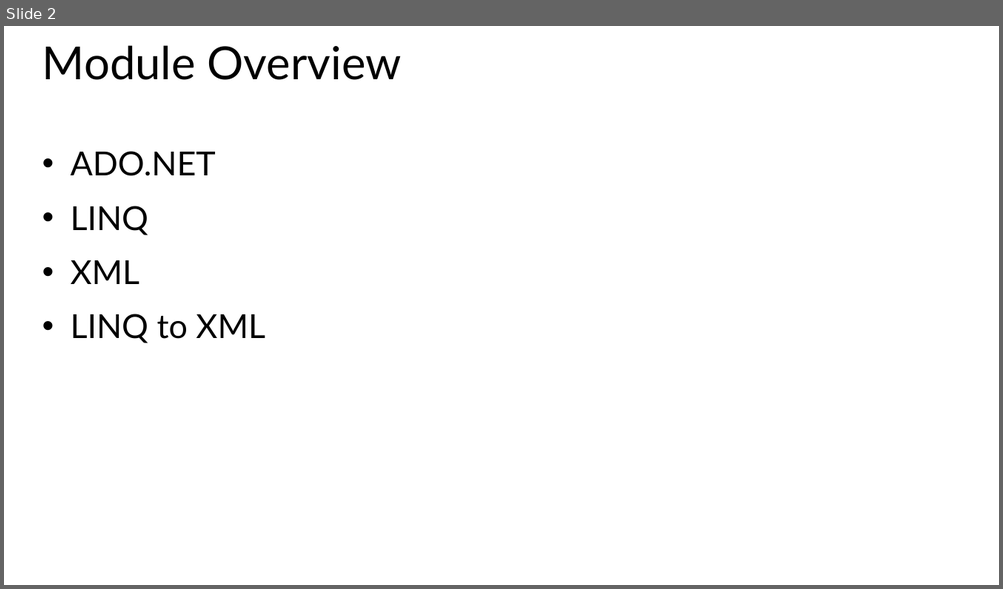
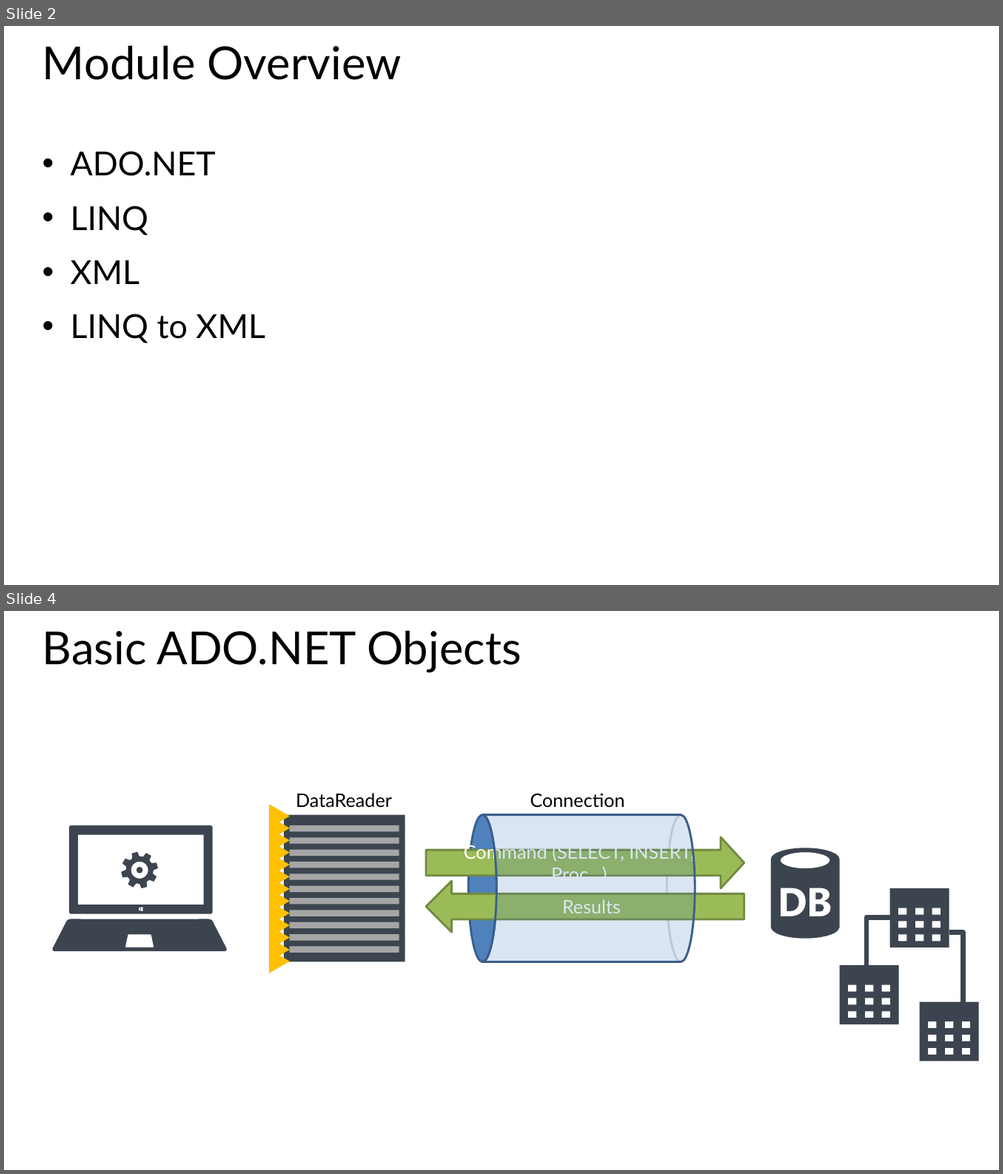
Before and after one commit to BretStateham/MVAWebServicesAndAzure, a slide deck: 04-DataAccessTechnologies/04-DataAccessTechnologies.pptx. Shown one above the other, each under a label of ours: slide 2 before the commit, slides 2 and 4 after it; the slides between them are not shown. The pictures are 1003x589 and 1003x1174 pixels, drawn with LibreOffice and Linux fonts; fonts in the diff are those of the drawing. Boxes give left, top, right and bottom in pixels: in the first picture for what was removed or moved away, otherwise in the second. Text is boxed around its words. In the diff, an @@ line names an element or a change of style, - is before the commit and + after.

Commit message:
Partial work on Data Access

```diff
--- a/04-DataAccessTechnologies/04-DataAccessTechnologies.pptx
+++ b/04-DataAccessTechnologies/04-DataAccessTechnologies.pptx
@@ slide 4 added at bbox=[4, 611, 999, 1170], background #FFFFFF @@
@@ title added at bbox=[42, 630, 521, 673], 44 pt, text #000000 @@
+Basic ADO.NET Objects
@@ triangle added at bbox=[269, 804, 290, 828], fill #FFC000 @@
@@ text added at bbox=[296, 793, 392, 808], 18 pt, text #000000 @@
+DataReader
@@ text added at bbox=[530, 793, 625, 808], 18 pt, text #000000 @@
+Connection
@@ freeform shape added at bbox=[53, 826, 227, 952], fill #3C454F @@
@@ triangle added at bbox=[269, 817, 290, 841], fill #FFC000 @@
@@ triangle added at bbox=[269, 829, 290, 853], fill #FFC000 @@
@@ rectangle added at bbox=[284, 815, 405, 962], fill #3C454F @@
@@ freeform shape added at bbox=[290, 826, 399, 954], fill #A6A6A6 @@
@@ ellipse added at bbox=[468, 815, 496, 962], fill #4F81BD, outline #3A5F8C 2 pt @@
@@ freeform shape added at bbox=[482, 815, 695, 962], fill #4F81BD at 20% opacity, outline #3A5F8C 2 pt @@
@@ ellipse added at bbox=[666, 815, 695, 962], outline #D9D9D9 2 pt @@
@@ triangle added at bbox=[269, 841, 290, 865], fill #FFC000 @@
@@ triangle added at bbox=[269, 853, 290, 877], fill #FFC000 @@
@@ right arrow added at bbox=[427, 837, 744, 889], fill #9BBB59, outline #738A42 2 pt, 18 pt, text #FFFFFF @@
+Command (SELECT, INSERT, Proc…)
@@ freeform shape added at bbox=[771, 849, 839, 939], fill #3C454F @@
@@ triangle added at bbox=[269, 866, 290, 889], fill #FFC000 @@
@@ triangle added at bbox=[269, 877, 290, 901], fill #FFC000 @@
@@ triangle added at bbox=[269, 889, 290, 913], fill #FFC000 @@
@@ left arrow added at bbox=[427, 881, 744, 933], fill #9BBB59, outline #738A42 2 pt, 18 pt, text #FFFFFF @@
+Results
@@ triangle added at bbox=[269, 902, 290, 925], fill #FFC000 @@
@@ triangle added at bbox=[269, 914, 290, 938], fill #FFC000 @@
@@ triangle added at bbox=[269, 925, 290, 950], fill #FFC000 @@
@@ triangle added at bbox=[269, 939, 290, 963], fill #FFC000 @@
@@ group added at bbox=[839, 889, 979, 1061]: 5 freeform shapes @@
@@ triangle added at bbox=[269, 950, 290, 974], fill #FFC000 @@
```
Also in this commit, not shown: 4 other slides added, 19 other files.
